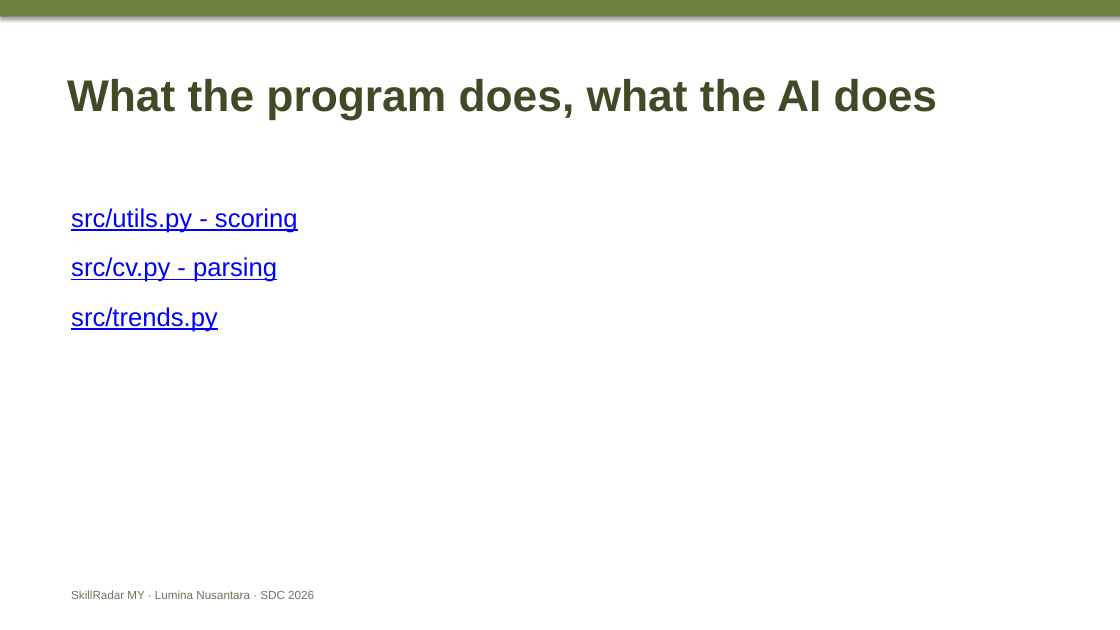
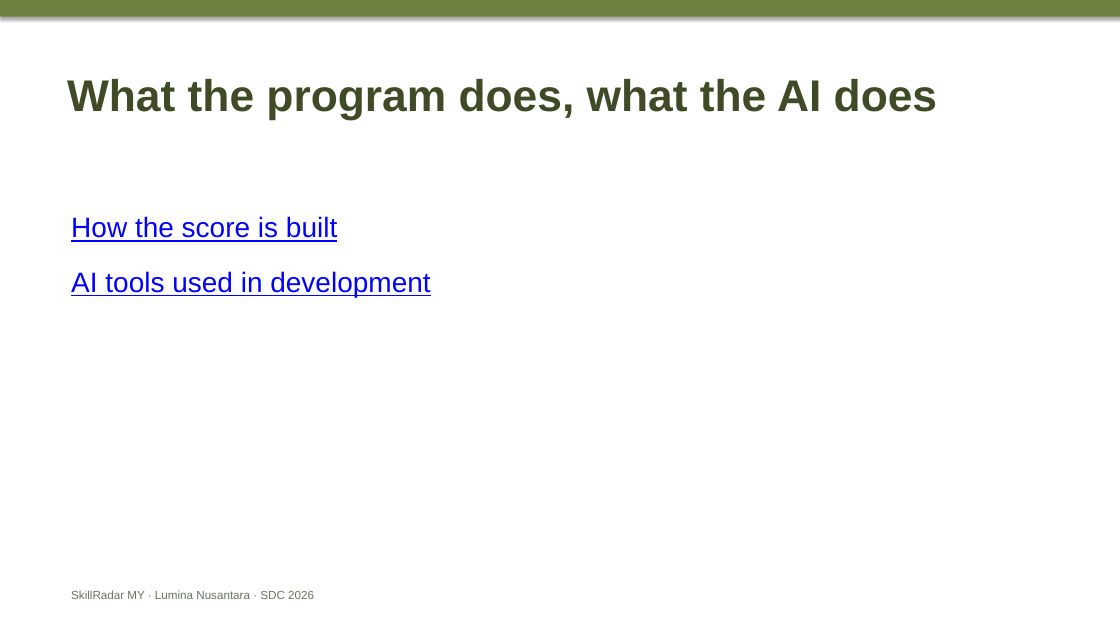
Before and after one commit to douyinlin/sdc2026-lumina-nusantara, a slide deck: slide 2 of team/CUE_DECK_4min10_to_6min.pptx. Drawn at 1120x630 pixels with LibreOffice and Linux fonts; fonts in the diff are those of the drawing. Boxes give left, top, right and bottom in pixels: in the first picture for what was removed or moved away, otherwise in the second. Text is boxed around its words. In the diff, an @@ line names an element or a change of style, - is before the commit and + after.

```diff
--- a/team/CUE_DECK_4min10_to_6min.pptx
+++ b/team/CUE_DECK_4min10_to_6min.pptx
@@ text at <box>71,216,430,297</box>: text changed; size 22 to 24 pt @@
-src/utils.py - scoring
-src/cv.py - parsing
-src/trends.py
+How the score is built
+AI tools used in development
```
Also in this commit, not shown: 6 other slides changed, 4 other files.
